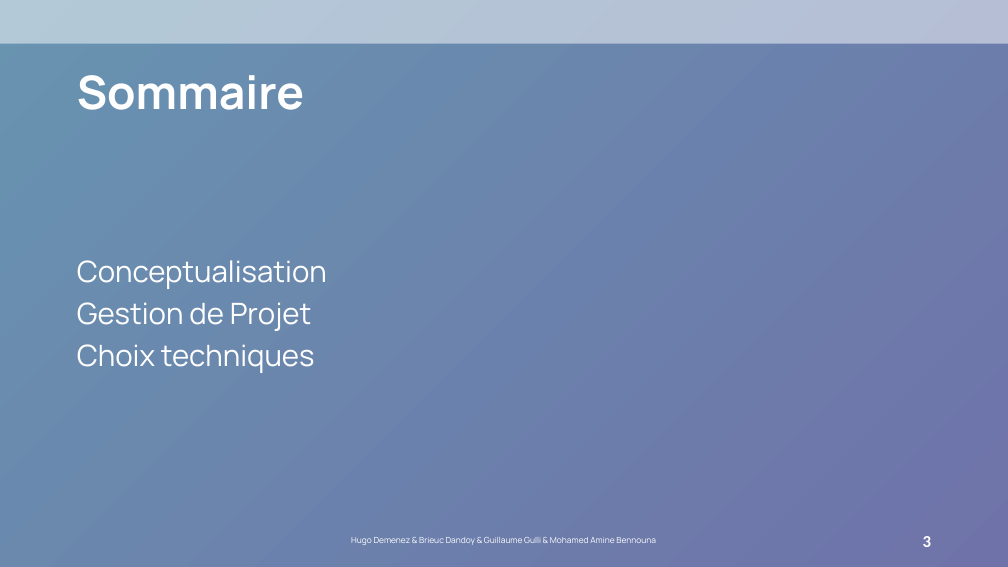
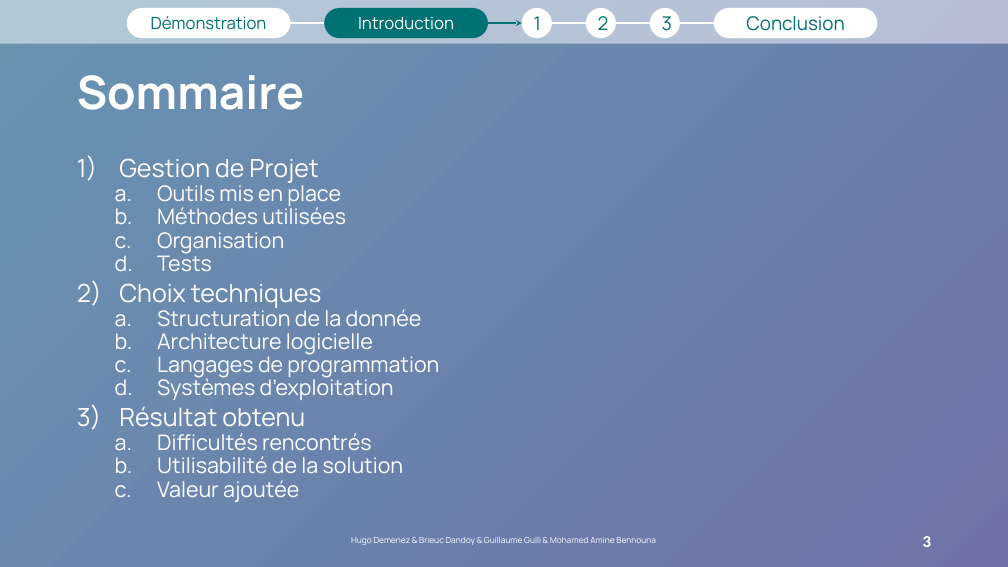
Before and after one commit to hugodemenez/isen-student-portal, a slide deck: slide 3 of presentation/Présentation1.pptx. Drawn at 1008x567 pixels with LibreOffice and Linux fonts; fonts in the diff are those of the drawing; background and template pictures are left out. Boxes give left, top, right and bottom in pixels: in the first picture for what was removed or moved away, otherwise in the second. Text is boxed around its words. In the diff, an @@ line names an element or a change of style, - is before the commit and + after.

```diff
--- a/presentation/Présentation1.pptx
+++ b/presentation/Présentation1.pptx
@@ group added at (127,8,878,39): 4 lines, 3 ellipses, 3 rounded rectangles, 1 arrow @@
+1
+2
+3
+Introduction
+Conclusion
+Démonstration
@@ text at (119,158,318,183): size 28 to 23.8 pt in "Gestion de Projet", "Choix techniques"; bullet none to 1); line spacing 0.9 to 0.7 @@
@@ text at (157,181,346,272): paragraphs added @@
+  a. Outils mis en place
+  b. Méthodes utilisées
+  c. Organisation
+  d. Tests
@@ text at (77,260,327,289): paragraph removed @@
-Conceptualisation
@@ text at (157,305,439,502): paragraphs added @@
+  a. Structuration de la donnée
+  b. Architecture logicielle
+  c. Langages de programmation
+  d. Systèmes d’exploitation
+3) Résultat obtenu
+  a. Difficultés rencontrés
+  b. Utilisabilité de la solution
+  c. Valeur ajoutée
```
Also in this commit, not shown: 2 other slides changed, 2 other files.
